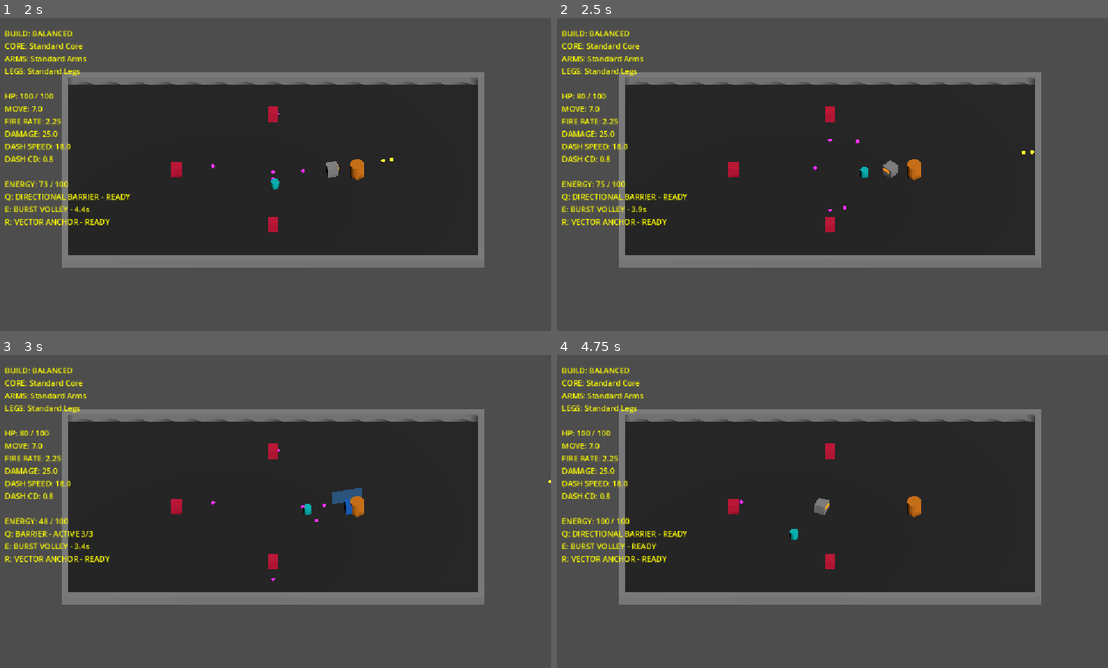
Above: before the commit, frames 1-4 (two rows, left to right).
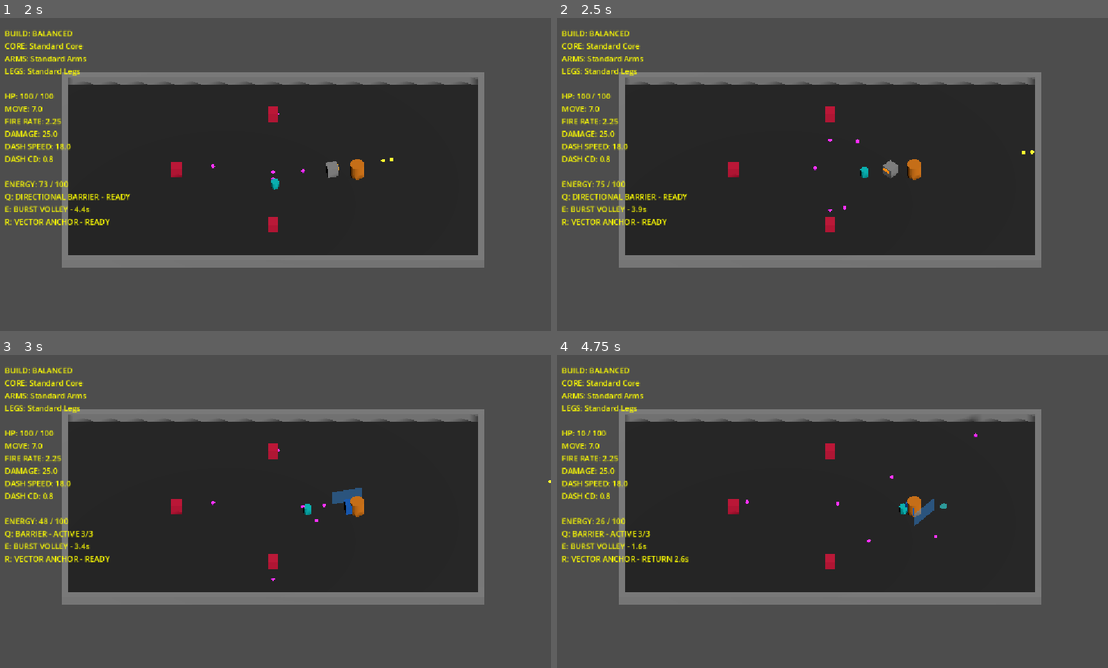
Above: after the commit, the same moments.

Repository: zwordup-sudo/BotArena
Game: Godot game, scene res://scenes/loadout_3d.tscn
Same seed, same stepped clock (60 frames per second), same inputs: the game is played once before the commit and once after it.
Inputs (mouse positions are in pixels of both pictures, inside the frame that each line leads up to):
- Up to frame 1 (2 s): click "ENTER ARENA" at 0.5 s; tap Enter at 1.25 s; move the mouse to (396, 158) at 1.27 s; hold D (move_right) from 1.28 s (still down); tap E (arms_ability) at 1.35 s; click (396, 158) at 1.42 s
- Up to frame 2 (2.5 s): release D (move_right) at 2 s; drag from (716, 190) to (804, 237) at 2.02 s
- Up to frame 3 (3 s): move the mouse to (330, 442) at 2.77 s; hold D (move_right) from 2.78 s (still down); tap Q (core_ability) at 2.85 s
- Up to frame 4 (4.75 s): release D (move_right) at 3.5 s; drag from (804, 574) to (661, 464) at 3.52 s; move the mouse to (997, 558) at 4.27 s; hold A (move_left) from 4.28 s (still down); tap R (legs_ability) at 4.35 s

Frame 1 is identical in both runs. In frame 2, less than 0.1% of the frame differs, in the area x 3-10%, y 24-26%; in frame 3, less than 0.1%; in frame 4, 1.0%, in the area x 2-77%, y 20-67%.

Commit message:
feat: validate tank assassin shooter role prototypes

Diff:
--- a/resources/attacks/lab/shooter_marksman_carbine.tres
+++ b/resources/attacks/lab/shooter_marksman_carbine.tres
@@ -31,3 +31,5 @@
 can_interrupt = false
 optimal_range_threshold = 6.0
 long_range_damage_multiplier = 1.25
+close_interception_power = 0.5
+optimal_interception_power = 1.0
--- a/scripts/data/primary_attack_data.gd
+++ b/scripts/data/primary_attack_data.gd
@@ -47,3 +47,7 @@
 # Shooter Role Lab 0.1 optimal range fields
 @export var optimal_range_threshold: float = 0.0
 @export var long_range_damage_multiplier: float = 1.0
+
+# Shooter Polish 0.2 interception power scaling
+@export var close_interception_power: float = 0.0
+@export var optimal_interception_power: float = 0.0
--- a/scripts/enemy_projectile_3d.gd
+++ b/scripts/enemy_projectile_3d.gd
@@ -4,7 +4,8 @@
 @export var damage: float = 20.0
 @export var lifetime: float = 5.0
 @export var can_be_intercepted: bool = true
-@export var interception_durability: int = 1
+@export var interception_durability: float = 1.0
+@export var interception_power: float = 1.0
 
 var direction: Vector3 = Vector3.FORWARD
 var source_actor: Node = null
@@ -48,16 +49,32 @@
 		body.take_damage(damage, self)
 	queue_free()
 
+func get_interception_power() -> float:
+	return interception_power
+
+func take_interception_damage(power: float) -> void:
+	interception_durability -= power
+	if interception_durability <= 0.0:
+		is_consumed = true
+		if not is_queued_for_deletion():
+			queue_free()
+
+func take_interception_hit() -> void:
+	take_interception_damage(1.0)
+
 func _on_area_entered(area: Area3D) -> void:
 	if is_consumed:
 		return
 	if area.get("can_be_intercepted") == true:
 		if not area.is_queued_for_deletion():
-			take_interception_hit()
+			if area.get("is_consumed") == true:
+				return
 
-func take_interception_hit() -> void:
-	interception_durability -= 1
-	if interception_durability <= 0:
-		is_consumed = true
-		if not is_queued_for_deletion():
-			queue_free()
+			var other_power = 1.0
+			if area.has_method("get_interception_power"):
+				other_power = area.get_interception_power()
+
+			if area.has_method("take_interception_damage"):
+				area.take_interception_damage(get_interception_power())
+
+			take_interception_damage(other_power)
--- a/scripts/player_3d.gd
+++ b/scripts/player_3d.gd
@@ -804,6 +804,11 @@
 func execute_disruptor_round(ability: AbilityData) -> void:
 	var proj = PROJECTILE_SCENE.instantiate()
 	proj.source_actor = self
+	proj.damage = projectile_damage * ability.damage_multiplier
+	proj.speed = projectile_speed * ability.projectile_speed_multiplier
+	proj.stagger_duration = ability.stagger_duration
+	proj.custom_color = Color(1.0, 0.15, 0.85)
+
 	var aim_dir = -aim_pivot.global_transform.basis.z
 	aim_dir.y = 0.0
 	aim_dir = aim_dir.normalized()
@@ -814,10 +819,6 @@
 
 	proj.global_position = muzzle.global_position
 	proj.direction = aim_dir
-	proj.damage = projectile_damage * ability.damage_multiplier
-	proj.speed = projectile_speed * ability.projectile_speed_multiplier
-	proj.stagger_duration = ability.stagger_duration
-	proj.custom_color = Color(0.1, 0.85, 1.0)
 	print("Fired Disruptor Round! Damage: ", proj.damage, " Speed: ", proj.speed, " Stagger: ", proj.stagger_duration)
 
 func execute_burst_volley(ability: AbilityData) -> void:
@@ -1530,6 +1531,8 @@
 		if attack_data.optimal_range_threshold > 0.0:
 			proj.optimal_range_threshold = attack_data.optimal_range_threshold
 			proj.long_range_damage_multiplier = attack_data.long_range_damage_multiplier
+			proj.close_interception_power = attack_data.close_interception_power
+			proj.optimal_interception_power = attack_data.optimal_interception_power
 
 func fire_twin_projectile_from_scene(proj_scene: PackedScene, angle_offset: float) -> void:
 	var proj = proj_scene.instantiate()
@@ -1553,6 +1556,8 @@
 		if attack_data and attack_data.optimal_range_threshold > 0.0:
 			proj.optimal_range_threshold = attack_data.optimal_range_threshold
 			proj.long_range_damage_multiplier = attack_data.long_range_damage_multiplier
+			proj.close_interception_power = attack_data.close_interception_power
+			proj.optimal_interception_power = attack_data.optimal_interception_power
 
 func execute_melee_arc_primary(attack_data: PrimaryAttackData) -> void:
 	var range_val = attack_data.melee_range
--- a/scripts/projectile_3d.gd
+++ b/scripts/projectile_3d.gd
@@ -4,7 +4,8 @@
 @export var damage: float = 25.0
 @export var lifetime: float = 3.0
 @export var can_be_intercepted: bool = true
-@export var interception_durability: int = 1
+@export var interception_durability: float = 1.0
+@export var interception_power: float = 1.0
 
 var direction: Vector3 = Vector3.FORWARD
 var source_actor: Node = null
@@ -21,7 +22,14 @@
 var is_consumed: bool = false
 
 # Customizable visual properties (Shooter Disruptor Round color passes)
-var custom_color: Color = Color(0.0, 0.0, 0.0, 0.0)
+var custom_color: Color = Color(0.0, 0.0, 0.0, 0.0):
+	set(val):
+		custom_color = val
+		_apply_custom_visuals()
+
+# Specialized interception power scaling (Shooter Polish 0.2)
+var close_interception_power: float = 0.0
+var optimal_interception_power: float = 0.0
 
 func _ready() -> void:
 	direction = Vector3(direction.x, 0.0, direction.z).normalized()
@@ -29,7 +37,15 @@
 	area_entered.connect(_on_area_entered)
 	body_entered.connect(_on_body_entered)
 
-	# Apply custom color/scale modifications dynamically (Shooter Disruptor Round E)
+	_apply_custom_visuals()
+
+	# Automatically destroy when lifetime expires
+	await get_tree().create_timer(lifetime).timeout
+	queue_free()
+
+func _apply_custom_visuals() -> void:
+	if not is_inside_tree():
+		return
 	if custom_color.a > 0.0:
 		var mesh_inst: MeshInstance3D = null
 		for child in get_children():
@@ -41,13 +57,10 @@
 			mat.albedo_color = custom_color
 			mat.emission_enabled = true
 			mat.emission = custom_color
-			mat.emission_energy_multiplier = 1.5
+			mat.emission_energy_multiplier = 1.8
 			mesh_inst.material_override = mat
-			mesh_inst.scale = Vector3(1.15, 1.15, 1.15)
-
-	# Automatically destroy when lifetime expires
-	await get_tree().create_timer(lifetime).timeout
-	queue_free()
+			# Elongate visual along Z axis (length 1.65x, width 1.15x) without changing collider
+			mesh_inst.scale = Vector3(1.15, 1.15, 1.65 * 1.15)
 
 func _physics_process(delta: float) -> void:
 	# Move exclusively on X/Z plane
@@ -84,15 +97,15 @@
 		tween.tween_property(mat, "albedo_color:a", 0.0, 0.15)
 		tween.tween_callback(mesh_instance.queue_free)
 
-func spawn_cyan_impact_flash() -> void:
+func spawn_magenta_impact_flash() -> void:
 	var mesh_instance = MeshInstance3D.new()
 	var sphere = SphereMesh.new()
-	sphere.radius = 0.5
-	sphere.height = 1.0
+	sphere.radius = 0.6
+	sphere.height = 1.2
 	mesh_instance.mesh = sphere
 
 	var mat = StandardMaterial3D.new()
-	mat.albedo_color = Color(0.1, 0.85, 1.0, 0.8) # Bright cyan
+	mat.albedo_color = Color(1.0, 0.15, 0.85, 0.8) # Electric magenta
 	mat.transparency = BaseMaterial3D.TRANSPARENCY_ALPHA
 	mat.shading_mode = BaseMaterial3D.SHADING_MODE_UNSHADED
 	mesh_instance.material_override = mat
@@ -106,6 +119,25 @@
 		tween.tween_property(mat, "albedo_color:a", 0.0, 0.12)
 		tween.tween_callback(mesh_instance.queue_free)
 
+func get_interception_power() -> float:
+	if close_interception_power > 0.0 or optimal_interception_power > 0.0:
+		var traveled = spawn_position.distance_to(global_position)
+		if traveled >= 6.0:
+			return optimal_interception_power
+		else:
+			return close_interception_power
+	return interception_power
+
+func take_interception_damage(power: float) -> void:
+	interception_durability -= power
+	if interception_durability <= 0.0:
+		is_consumed = true
+		if not is_queued_for_deletion():
+			queue_free()
+
+func take_interception_hit() -> void:
+	take_interception_damage(1.0)
+
 func _on_area_entered(area: Area3D) -> void:
 	if is_consumed:
 		return
@@ -118,11 +150,21 @@
 		if area.has_method("apply_stagger") and stagger_duration > 0.0:
 			area.apply_stagger(stagger_duration, source_actor)
 		if custom_color.a > 0.0:
-			spawn_cyan_impact_flash()
+			spawn_magenta_impact_flash()
 		queue_free()
 	elif area.get("can_be_intercepted") == true:
 		if not area.is_queued_for_deletion():
-			take_interception_hit()
+			if area.get("is_consumed") == true:
+				return
+
+			var other_power = 1.0
+			if area.has_method("get_interception_power"):
+				other_power = area.get_interception_power()
+
+			if area.has_method("take_interception_damage"):
+				area.take_interception_damage(get_interception_power())
+
+			take_interception_damage(other_power)
 
 func _on_body_entered(body: Node3D) -> void:
 	if is_consumed:
@@ -136,12 +178,5 @@
 		if body.has_method("apply_stagger") and stagger_duration > 0.0:
 			body.apply_stagger(stagger_duration, source_actor)
 	if custom_color.a > 0.0:
-		spawn_cyan_impact_flash()
+		spawn_magenta_impact_flash()
 	queue_free()
-
-func take_interception_hit() -> void:
-	interception_durability -= 1
-	if interception_durability <= 0:
-		is_consumed = true
-		if not is_queued_for_deletion():
-			queue_free()
